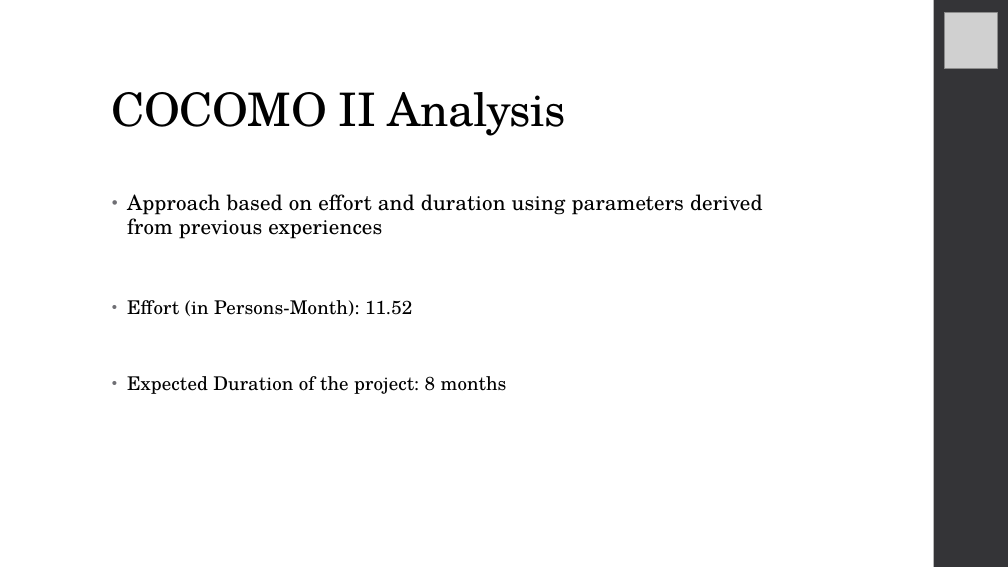
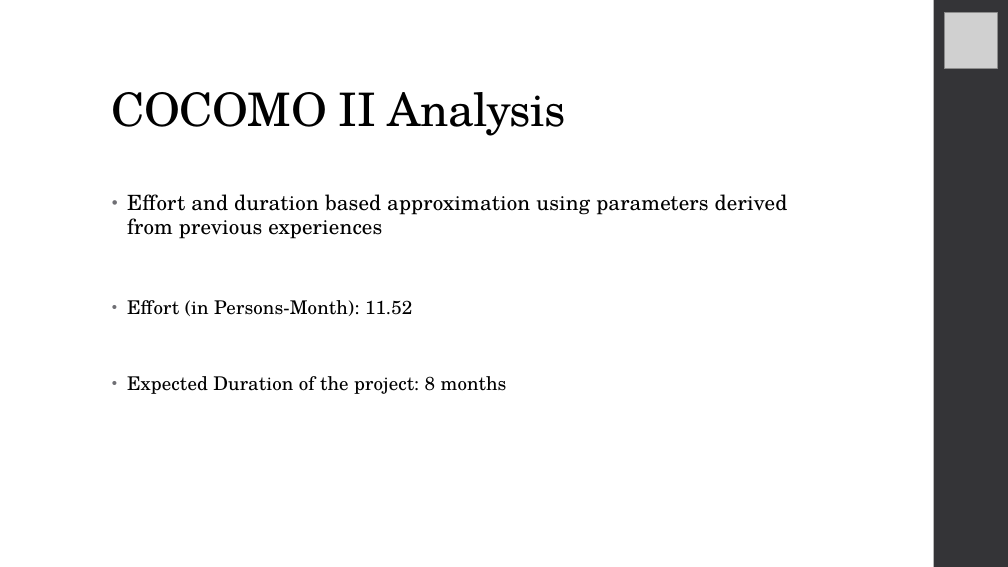
Before and after one commit to RiccardoDeTogni/BucciDeTogniTaxiService, a slide deck: slide 19 of Slides.pptx. Drawn at 1008x567 pixels with LibreOffice and Linux fonts; fonts in the diff are those of the drawing; grey boxes stand for pictures. Boxes give left, top, right and bottom in pixels: in the first picture for what was removed or moved away, otherwise in the second. Text is boxed around its words. In the diff, an @@ line names an element or a change of style, - is before the commit and + after.

Commit message:
slides

```diff
--- a/Slides.pptx
+++ b/Slides.pptx
@@ text at box(127, 194, 788, 239): text changed @@
-• Approach based on effort and duration using parameters derived from previous experiences
+• Effort and duration based approximation using parameters derived from previous experiences
```
Also in this commit, not shown: 9 other slides changed, 1 slide added, 1 slide removed, 2 other files.
